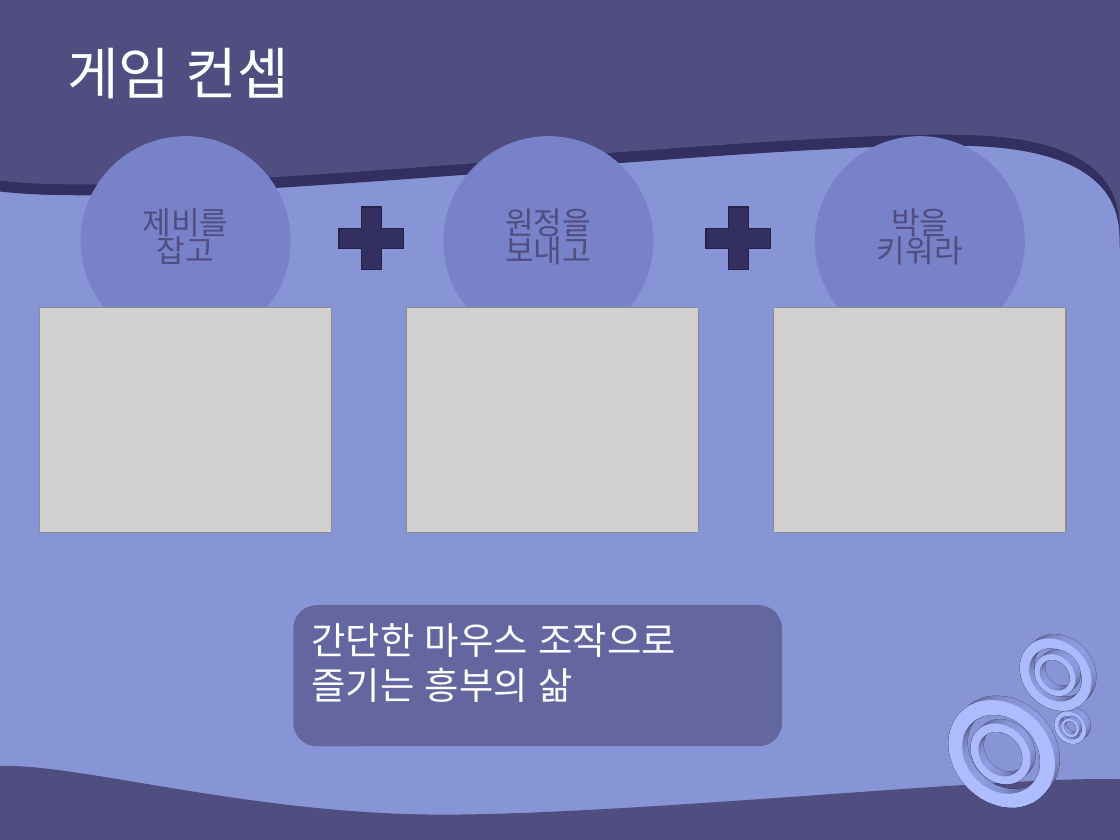
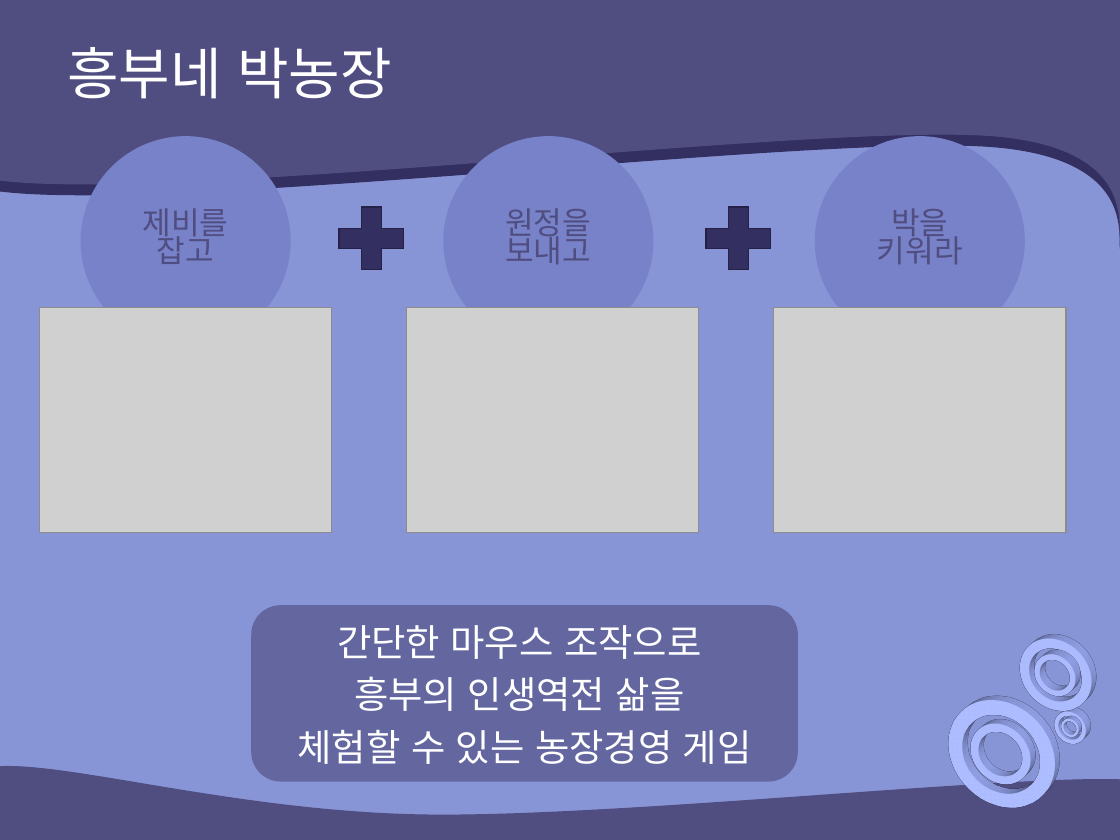
Before and after one commit to kim-dong-seok/2dgp_project, a slide deck: slide 1 of project/2018_2dgp_2015182005_김동석_2차발표 - 복사본.pptx (slide 2 before the commit). Drawn at 1120x840 pixels with LibreOffice and Linux fonts; fonts in the diff are those of the drawing; grey boxes stand for pictures. Boxes give left, top, right and bottom in pixels: in the first picture for what was removed or moved away, otherwise in the second. Text is boxed around its words. In the diff, an @@ line names an element or a change of style, - is before the commit and + after.

```diff
--- a/project/2018_2dgp_2015182005_김동석_2차발표 - 복사본.pptx
+++ b/project/2018_2dgp_2015182005_김동석_2차발표 - 복사본.pptx
@@ title at bbox=[67, 47, 392, 99]: text changed @@
-게임 컨셉
+흥부네 박농장
@@ rounded rectangle "간단한 마우스 조작으로": place and size @@
-rounded rectangle "간단한 마우스 조작으로" at bbox=[293, 605, 782, 746]
+rounded rectangle "간단한 마우스 조작으로" at bbox=[251, 605, 797, 781]
@@ text in rounded rectangle at bbox=[298, 625, 752, 764]: text changed @@
-간단한 마우스 조작으로 즐기는 흥부의 삶
+간단한 마우스 조작으로
+흥부의 인생역전 삶을
+체험할 수 있는 농장경영 게임
```
Also in this commit, not shown: 3 slides added, 4 slides removed, 1 other file.
